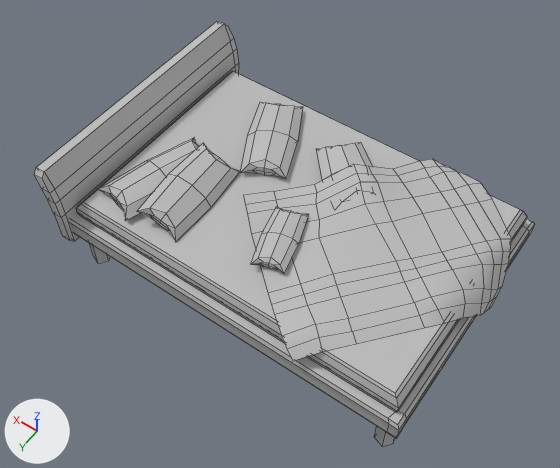
The FBX model Assets/3D Assets/Schlafbereich/Bett.fbx, before and after one commit.
Both versions are drawn from a 50 mm camera at (-2.5, 3.87, 6.29) aimed at (0.12, 0.21, 0.54). The axes (+X, +Y, +Z) are drawn at lower left. The lights are the same throughout. Mesh edges are drawn as thin lines.

Names of what the first picture shows: 'Bett_Matratze', 'Bett_MesserKissen', 'Bett_großeKissen', 'Bett_kleineKissen', 'Bettdecke', 'Bettgestell'.
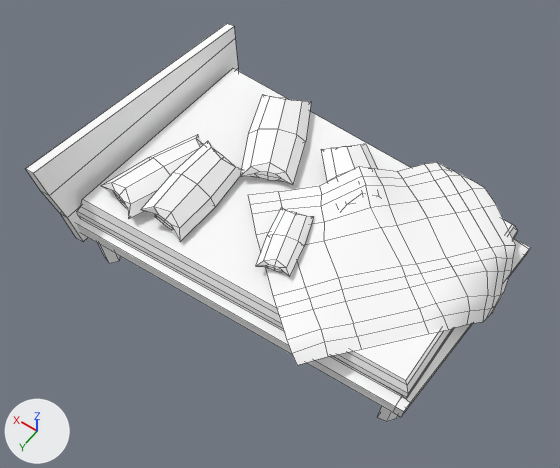
Pixel boxes [x1, y1, x2, y2] of what changed, in the pictures (560 x 468 px; the box of a moved part takes in the faces that stretch with it):
'Bettdecke', recoloured, moved (grey to white): before [244, 159, 512, 361]; after [248, 162, 516, 365]
'Bett_Matratze', recoloured, reshaped, moved (grey to white): before [76, 71, 527, 412]; after [78, 68, 518, 398]
'Bettgestell', reshaped (7% shorter): before [34, 21, 534, 447]; after [26, 24, 531, 421]
'Bett_großeKissen', recoloured, moved: before [98, 137, 240, 242]; after [101, 134, 242, 241]
'Bett_MesserKissen', recoloured, moved: before [240, 102, 303, 179]; after [240, 95, 311, 185]
'Bett_kleineKissen', recoloured, moved (grey to white): before [251, 142, 372, 273]; after [256, 144, 377, 277]
part 1 of me_bett_012, moved or reshaped: before [81, 202, 396, 398]; after [81, 199, 407, 385]
part 2 of me_bett_012, moved or reshaped: before [84, 71, 523, 398]; after [83, 68, 514, 385]
part 3 of me_bett_012, moved or reshaped: before [76, 204, 398, 412]; after [78, 207, 408, 398]
part 4 of me_bett_012, moved or reshaped (not visible afterwards): before [80, 71, 232, 204]
part 5 of me_bett_012, moved or reshaped: before [397, 212, 527, 411]; after [407, 226, 518, 396]
part 6 of me_bett_003, rebuilt (11% shorter): before [71, 214, 534, 438]; after [77, 218, 531, 417]
part 7 of me_bett_003, rebuilt: before [34, 21, 239, 241]; after [26, 24, 238, 241]
part 8 of me_bett_003, rebuilt: before [89, 243, 110, 264]; after [98, 243, 120, 263]
part 9 of me_bett_003, deleted: before [374, 427, 395, 447]
part 10 of me_bett_003, added: after [377, 406, 398, 421]

The change, as a list of edits to the scene's bpy script:
```text
Change me_bett_012:
    where me_bett_012.from_pydata(...)  # 20 vertices, 18 faces; spans x -1.74..1.74, y -1.18..1.18, z -0.11..0.09
    remove me_bett_012.materials.append(mat_initialshadinggroup)  # grey #bcbcbc
    me_bett_012 part 1: the 1 vertex in x -1.67, y 1.13, z 0.09 is moved by (-0.01, -0.16, -0.04)
    me_bett_012 part 2: the 1 vertex in x -1.67, y -1.13, z 0.09 is moved by (-0.01, 0.16, -0.04)
    me_bett_012 part 3: all 4 vertices in x -1.74..-1.69, y 1.15..1.18, z -0.11..0.07 are moved by (0.0, -0.17, -0.04)
    me_bett_012 part 4: all 2 vertices in x 1.67, y -1.13..1.13, z 0.09 are moved by (0.0, 0.0, 0.04)
    me_bett_012 part 5: all 4 vertices in x -1.74..-1.69, y -1.18..-1.15, z -0.11..0.07 are moved by (0.0, 0.17, -0.04)
    add me_bett_012.materials.append(mat_initialshadinggroup_002)  # white #ffffff
Change me_bett_016:
    where me_bett_016.from_pydata(...)  # 110 vertices, 90 faces; spans x -1.84..0.52, y -1.36..1.31, z 0.29..1.04
    remove me_bett_016.materials.append(mat_initialshadinggroup)  # grey #bcbcbc
    add me_bett_016.materials.append(mat_initialshadinggroup_002)  # white #ffffff
Change me_bett_015:
    where me_bett_015.from_pydata(...)  # 42 vertices, 40 faces; spans x -0.416..0.416, y -0.546..0.546, z -0.104..0.104
    remove me_bett_015.materials.append(mat_initialshadinggroup)  # grey #bcbcbc
    add me_bett_015.materials.append(mat_initialshadinggroup_002)  # white #ffffff
Change me_bett_003:
    remove me_bett_003.from_pydata(...)  # 128 vertices, 102 faces; spans x -1.78..2.0, y -1.35..1.35, z 0.0..1.23
    remove me_bett_003.materials.append(mat_initialshadinggroup)  # grey #bcbcbc
    add me_bett_003.from_pydata(...)  # 88 vertices, 64 faces; spans x -1.87..2.0, y -1.4..1.39, z 0.0..1.3
    me_bett_003 part 6: the loose piece of 48 vertices spanning x -1.78..1.84, y -1.27..1.27, z 0.39..0.61 is rebuilt with 32 vertices and now spans x -1.87..1.8, y -1.27..1.24, z 0.38..0.59, in mat_initialshadinggroup_002 (white #ffffff)
    me_bett_003 part 7: the loose piece of 40 vertices spanning x 1.79..2.0, y -1.35..1.35, z 0.29..1.23 is rebuilt with 16 vertices and now spans x 1.73..2.0, y -1.4..1.39, z 0.28..1.3, in mat_initialshadinggroup_002 (white #ffffff)
    me_bett_003 part 8: the loose piece of 10 vertices spanning x 1.55..1.71, y 1.05..1.22, z 0.0..0.47 is rebuilt with 10 vertices and now spans x 1.47..1.67, y 1.0..1.19, z 0.0..0.46, in mat_initialshadinggroup_002 (white #ffffff)
    me_bett_003 part 9: the loose piece of 10 vertices spanning x -1.73..-1.57, y 1.05..1.22, z 0.0..0.47 is deleted
    me_bett_003 part 10: 10 vertices added at x -1.68..-1.5, y 0.88..1.06, z 0.03..0.45
    add me_bett_003.materials.append(mat_initialshadinggroup_002)  # white #ffffff
Change me_bett_014:
    where me_bett_014.from_pydata(...)  # 84 vertices, 80 faces; spans x -0.412..0.558, y -0.588..0.588, z -0.136..0.147
    remove me_bett_014.materials.append(mat_initialshadinggroup)  # grey #bcbcbc
    add me_bett_014.materials.append(mat_initialshadinggroup_002)  # white #ffffff
Change me_bett_013:
    where me_bett_013.from_pydata(...)  # 84 vertices, 80 faces; spans x -0.47..0.39, y -0.91..0.87, z -0.09..0.11
    remove me_bett_013.materials.append(mat_initialshadinggroup)  # grey #bcbcbc
    add me_bett_013.materials.append(mat_initialshadinggroup_002)  # white #ffffff
Change ob_bettdecke:
    ob_bettdecke.location: (0.0, 0.0, 0.0) -> (-0.018, 0.0, 0.016)
Change ob_bett_messerkissen:
    ob_bett_messerkissen.location: (0.72, -0.515, 0.859) -> (0.665, -0.515, 0.904)
Change ob_bett_großekissen:
    ob_bett_großekissen.location: (1.096, 0.507, 0.882) -> (1.039, 0.507, 0.943)
Change ob_bett_kleinekissen:
    ob_bett_kleinekissen.location: (-0.115, -0.024, 0.89) -> (-0.171, -0.024, 0.899)
```
